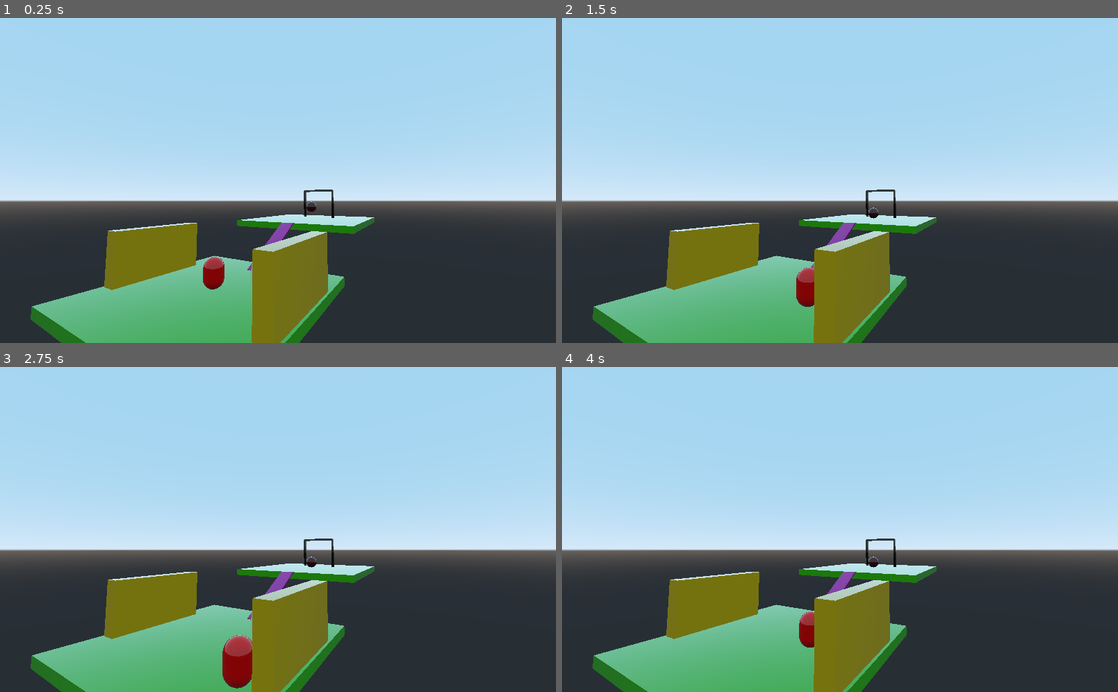
Above: before the commit, frames 1-4 (two rows, left to right).
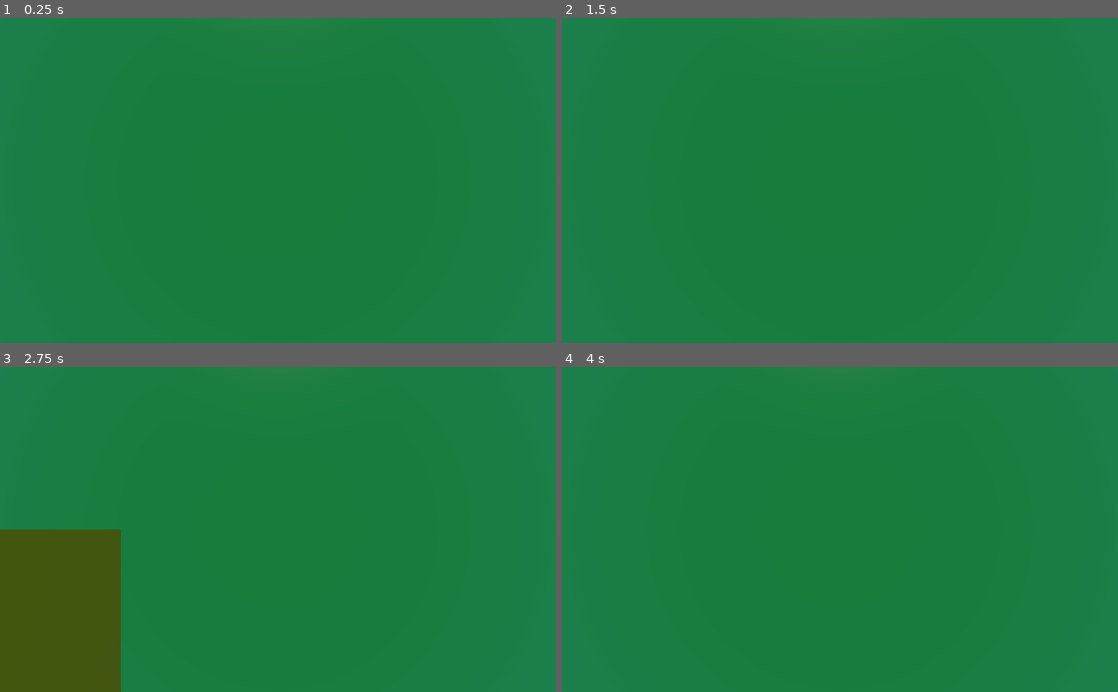
Above: after the commit, the same moments.

Repository: JJordan003/3D_Game
Game: Godot game, scene res://main.tscn
Same seed, same stepped clock (60 frames per second), same inputs: the game is played once before the commit and once after it.
Inputs:
- Up to frame 1 (0.25 s): no input
- Up to frame 2 (1.5 s): hold Right (ui_right) 0.53-1.28 s; hold Down (ui_down) from 1.28 s (still down)
- Up to frame 3 (2.75 s): release Down (ui_down) at 2.03 s; hold Right (ui_right) from 2.03 s (still down)
- Up to frame 4 (4 s): tap Enter at 2.75 s; release Right (ui_right) at 2.78 s; hold Up (ui_up) 2.78-3.53 s; tap Space at 3.5 s; hold Left (ui_left) from 3.53 s (still down)

The runs differ from the first frame. In frame 1, 100% of the frame differs, in the area x 0-100%, y 0-100%; in frame 2, 100%; in frame 3, 100%; in frame 4, 100%.

Commit message:
~Pikol joined your party~

Diff:
--- a/Player.tscn
+++ b/Player.tscn
@@ -55,7 +55,6 @@
 [sub_resource type="CapsuleMesh" id=2]
 
 material = SubResource( 1 )
-custom_aabb = AABB( 0, 0, 0, 0, 0, 0 )
 radius = 1.0
 mid_height = 1.0
 radial_segments = 64
@@ -66,7 +65,7 @@
 radius = 1.0
 height = 1.0
 
-[node name="Player" type="KinematicBody" index="0"]
+[node name="Player" type="KinematicBody"]
 
 input_ray_pickable = true
 input_capture_on_drag = false
@@ -99,3 +98,18 @@
 
 shape = SubResource( 3 )
 disabled = false
+
+[node name="Camera" type="Camera" parent="." index="2"]
+
+keep_aspect = 1
+cull_mask = 1048575
+environment = null
+h_offset = 0.0
+v_offset = 0.0
+doppler_tracking = 0
+projection = 0
+current = false
+fov = 70.0
+size = 1.0
+near = 0.05
+far = 100.0
--- a/default_env.tres
+++ b/default_env.tres
@@ -1,5 +1,100 @@
 [gd_resource type="Environment" load_steps=2 format=2]
+
 [sub_resource type="ProceduralSky" id=1]
+
+radiance_size = 4
+sky_top_color = Color( 0.0470588, 0.454902, 0.976471, 1 )
+sky_horizon_color = Color( 0.556863, 0.823529, 0.909804, 1 )
+sky_curve = 0.25
+sky_energy = 1.0
+ground_bottom_color = Color( 0.101961, 0.145098, 0.188235, 1 )
+ground_horizon_color = Color( 0.482353, 0.788235, 0.952941, 1 )
+ground_curve = 0.01
+ground_energy = 1.0
+sun_color = Color( 1, 1, 1, 1 )
+sun_latitude = 35.0
+sun_longitude = 0.0
+sun_angle_min = 1.0
+sun_angle_max = 100.0
+sun_curve = 0.05
+sun_energy = 16.0
+texture_size = 2
+
 [resource]
+
 background_mode = 2
 background_sky = SubResource( 1 )
+background_sky_custom_fov = 0.0
+background_color = Color( 0, 0, 0, 1 )
+background_energy = 1.0
+background_canvas_max_layer = 0
+ambient_light_color = Color( 0, 0, 0, 1 )
+ambient_light_energy = 1.0
+ambient_light_sky_contribution = 1.0
+fog_enabled = false
+fog_color = Color( 0.5, 0.6, 0.7, 1 )
+fog_sun_color = Color( 1, 0.9, 0.7, 1 )
+fog_sun_amount = 0.0
+fog_depth_enabled = true
+fog_depth_begin = 10.0
+fog_depth_curve = 1.0
+fog_transmit_enabled = false
+fog_transmit_curve = 1.0
+fog_height_enabled = false
+fog_height_min = 0.0
+fog_height_max = 100.0
+fog_height_curve = 1.0
+tonemap_mode = 0
+tonemap_exposure = 1.0
+tonemap_white = 1.0
+auto_exposure_enabled = false
+auto_exposure_scale = 0.4
+auto_exposure_min_luma = 0.05
+auto_exposure_max_luma = 8.0
+auto_exposure_speed = 0.5
+ss_reflections_enabled = false
+ss_reflections_max_steps = 64
+ss_reflections_fade_in = 0.15
+ss_reflections_fade_out = 2.0
+ss_reflections_depth_tolerance = 0.2
+ss_reflections_roughness = true
+ssao_enabled = false
+ssao_radius = 1.0
+ssao_intensity = 1.0
+ssao_radius2 = 0.0
+ssao_intensity2 = 1.0
+ssao_bias = 0.01
+ssao_light_affect = 0.0
+ssao_color = Color( 0, 0, 0, 1 )
+ssao_quality = 0
+ssao_blur = 3
+ssao_edge_sharpness = 4.0
+dof_blur_far_enabled = false
+dof_blur_far_distance = 10.0
+dof_blur_far_transition = 5.0
+dof_blur_far_amount = 0.1
+dof_blur_far_quality = 1
+dof_blur_near_enabled = false
+dof_blur_near_distance = 2.0
+dof_blur_near_transition = 1.0
+dof_blur_near_amount = 0.1
+dof_blur_near_quality = 1
+glow_enabled = false
+glow_levels/1 = false
+glow_levels/2 = false
+glow_levels/3 = true
+glow_levels/4 = false
+glow_levels/5 = true
+glow_levels/6 = false
+glow_levels/7 = false
+glow_intensity = 0.8
+glow_strength = 1.0
+glow_bloom = 0.0
+glow_blend_mode = 2
+glow_hdr_threshold = 1.0
+glow_hdr_scale = 2.0
+glow_bicubic_upscale = false
+adjustment_enabled = false
+adjustment_brightness = 1.0
+adjustment_contrast = 1.0
+adjustment_saturation = 1.0
--- a/main.tscn
+++ b/main.tscn
@@ -35,30 +35,13 @@
 
 [node name="Ramp" parent="." index="6" instance=ExtResource( 5 )]
 
-transform = Transform( -4.37114e-008, 0, -1, 0.5, 0.866025, -2.18557e-008, 0.866025, -0.5, -3.78552e-008, 0, 3, 11 )
+transform = Transform( -4.37114e-08, 0, -1, 0.5, 0.866025, -2.18557e-08, 0.866025, -0.5, -3.78552e-08, 0, 3, 11 )
 
 [node name="Player" parent="." index="7" instance=ExtResource( 6 )]
 
-transform = Transform( 1, 0, 0, 0, -4.37114e-008, 1, 0, -1, -4.37114e-008, 0, 2, 0 )
+transform = Transform( 1, 0, 0, 0, -4.37114e-08, 1, 0, -1, -4.37114e-08, 0, 2, 0 )
 script = ExtResource( 7 )
 
 [node name="Area" parent="." index="8" instance=ExtResource( 8 )]
 
 transform = Transform( 1, 0, 0, 0, 1, 0, 0, 0, 1, -4, 2, 3 )
-
-[node name="Camera" type="Camera" parent="." index="9"]
-
-transform = Transform( -0.866026, -0.0435779, -0.498097, 0, 0.996195, -0.0871557, 0.5, -0.0754791, -0.86273, -17, 9, -17 )
-keep_aspect = 1
-cull_mask = 1048575
-environment = null
-h_offset = 0.0
-v_offset = 0.0
-doppler_tracking = 0
-projection = 0
-current = false
-fov = 70.0
-size = 1.0
-near = 0.05
-far = 100.0
-_sections_unfolded = [ "Transform" ]
Not shown, changed: icon.png.import
Not shown, added: .gitignore
